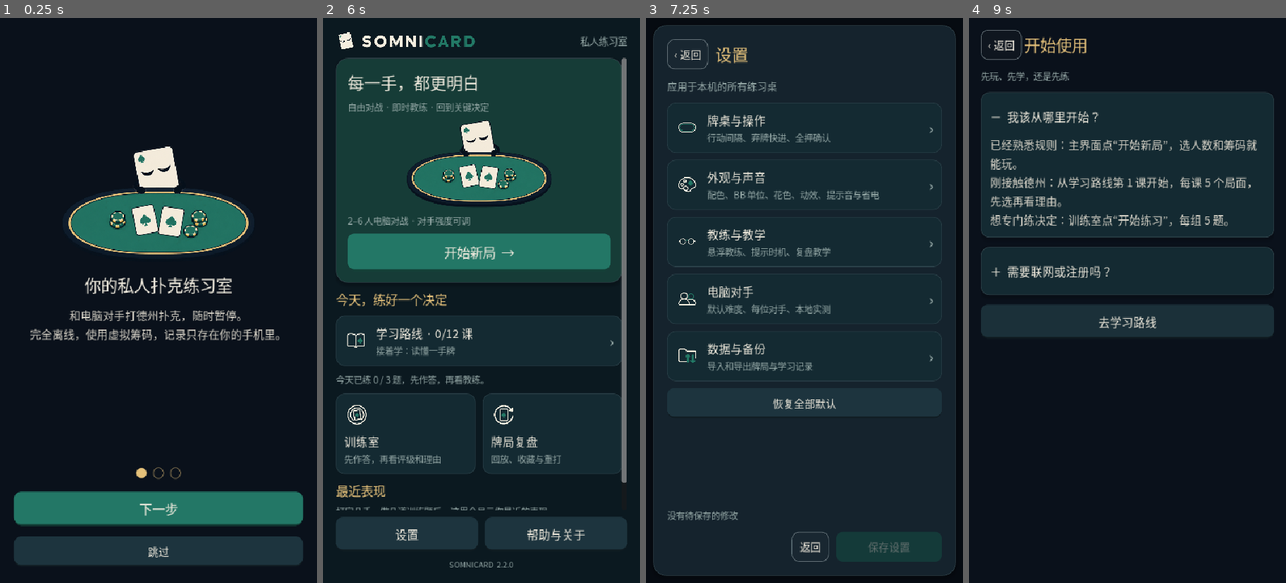
Above: before the commit, frames 1-4 (left to right).
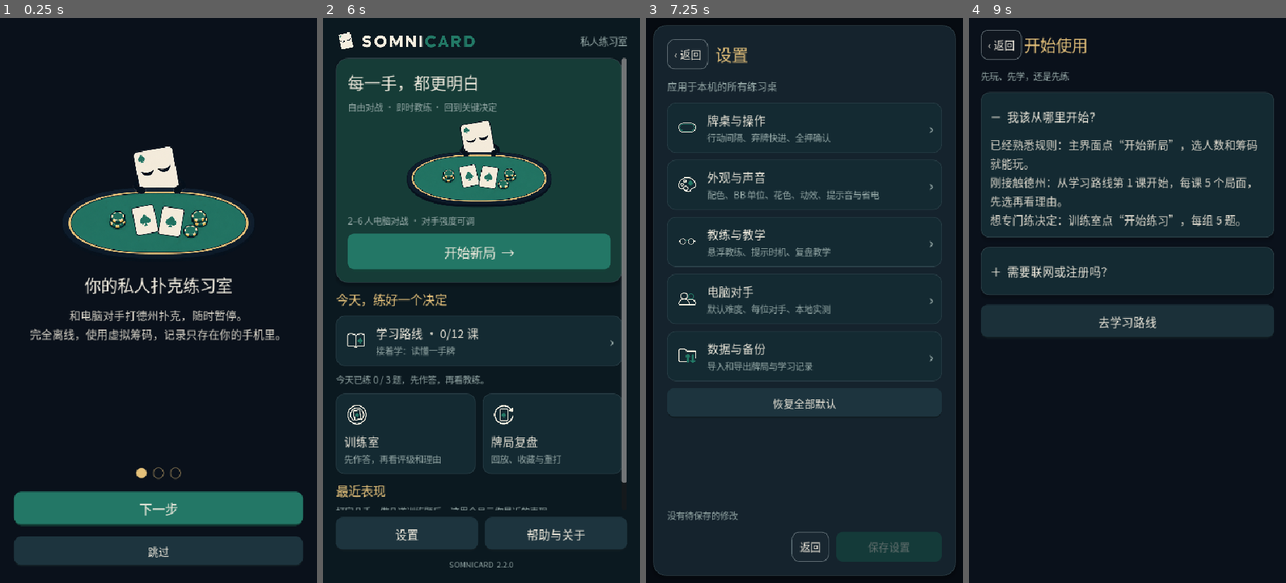
Above: after the commit, the same moments.

Repository: mcxddd/Somnicard
Game: Godot game, scene res://scenes/main.tscn
The game is run twice, just before and just after one commit, with the same random seed, the same clock (stepped at 60 frames per second) and the same inputs.
Inputs:
- Up to frame 1 (0.25 s): no input
- Up to frame 2 (6 s): click "开始新局 →" at 0.5 s; click "开始新局 →" at 1.25 s; click "训练室 先作答，再看评级和理由" at 2 s; click "训练室 先作答，再看评级和理由" at 2.75 s; click "训练室 先作答，再看评级和理由" at 3.5 s; click "暂停" at 4.25 s; click "更多" at 5 s; click "弃牌" at 5.75 s
- Up to frame 3 (7.25 s): click "过牌" at 6.5 s
- Up to frame 4 (9 s): click "下一手" at 7.25 s; click "复盘本手" at 8 s; click "开始使用 先玩、先学，还是先练" at 8.75 s

The runs differ from the first frame. In frame 1, 0.2% of the frame differs, in the area x 9-75%, y 45-89%; in frame 2, 1.0%; in frame 3, 0.5%; in frame 4, 1.4%, in the area x 6-91%, y 3-55%.

Commit message:
Run the interface under the zh_CN locale so CJK punctuation shapes with a CJK font
Co-Authored-By: Claude Opus 5.5 <noreply@anthropic.com>

Diff:
--- a/scripts/main.gd
+++ b/scripts/main.gd
@@ -82,6 +82,9 @@
 	prefs.show_sidebar = not mobile_layout
 	_load_preferences()
 	_update_scale()
+	# The interface is Chinese on every device: shaping and system font fallback
+	# follow the locale, so CJK punctuation after Latin text ("BB。") finds a CJK font.
+	TranslationServer.set_locale("zh_CN")
 	_build_ui()
 	modals.setup(self)
 	layout_ready = true
